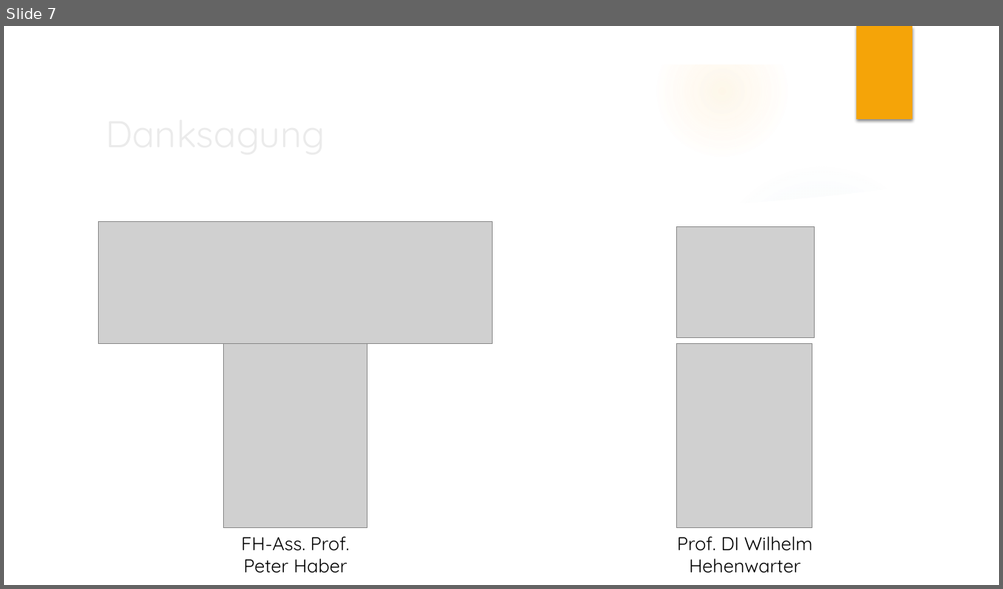
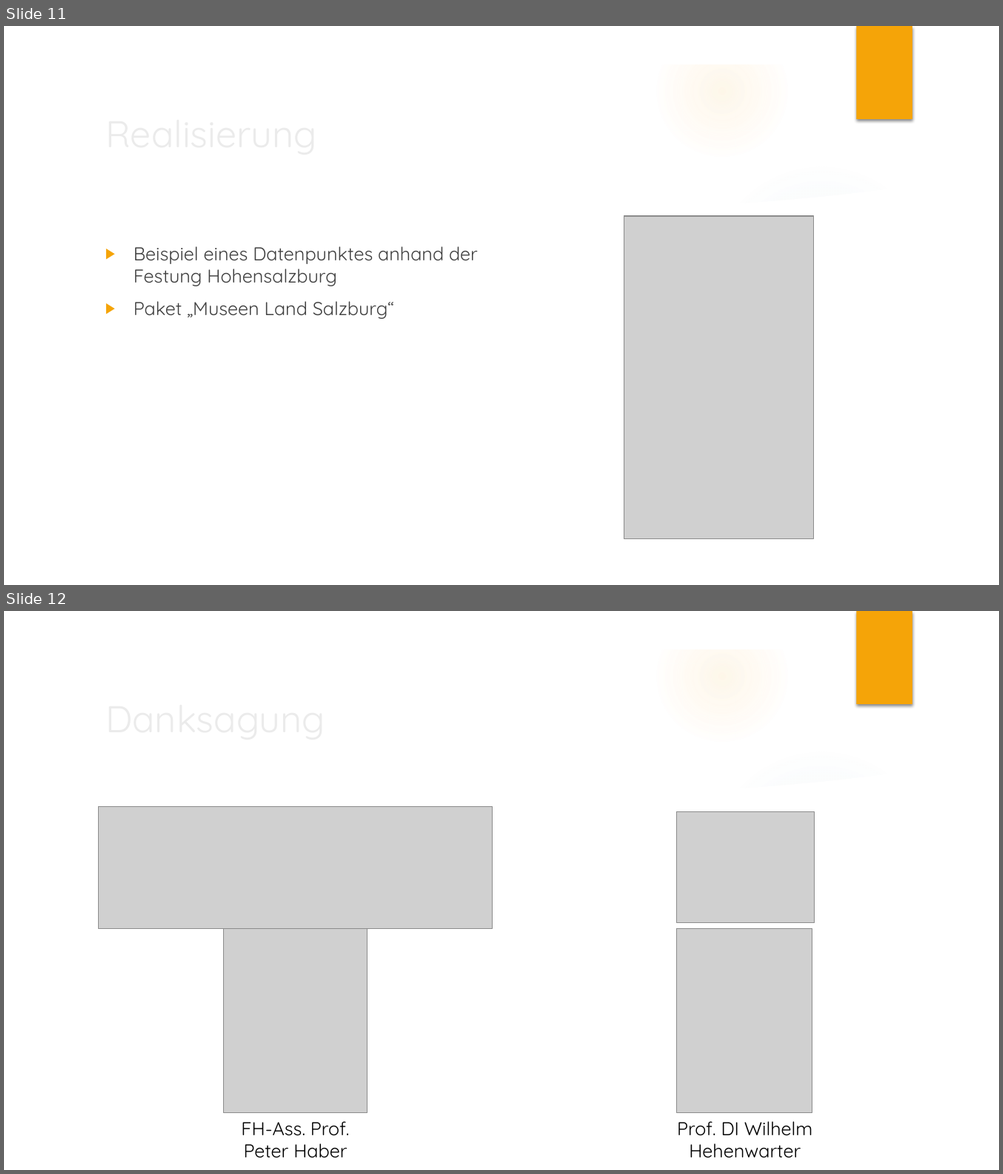
Before and after one commit to FerdinandBrunauer/Diplomarbeit, a slide deck: Planung/Präsentation/Präsentation.pptx. Shown one above the other, each under a label of ours: slide 7 before the commit, slides 11 and 12 after it. The pictures are 1003x589 and 1003x1174 pixels, drawn with LibreOffice and Linux fonts; fonts in the diff are those of the drawing; grey boxes stand for pictures; background and template pictures are left out. Boxes give left, top, right and bottom in pixels: in the first picture for what was removed or moved away, otherwise in the second. Text is boxed around its words. In the diff, an @@ line names an element or a change of style, - is before the commit and + after.

```diff
--- a/Planung/Präsentation/Präsentation.pptx
+++ b/Planung/Präsentation/Präsentation.pptx
@@ slide 11 added at box(4, 26, 999, 585), background picture (left out); not listed: 10 template elements that a slide beside it also shows @@
@@ title added at box(98, 104, 813, 164), 36 pt, text #EBEBEB @@
+Realisierung
@@ picture added at box(624, 216, 814, 540) @@
@@ text added at box(134, 247, 478, 319), 18 pt, text #404040 @@
+▶ Beispiel eines Datenpunktes anhand der Festung Hohensalzburg
+▶ Paket „Museen Land Salzburg“
@@ what was slide 7 is now slide 12 @@
```
Also in this commit, not shown: 3 slides changed, 6 other slides added, 1 slide removed, 3 other files.
